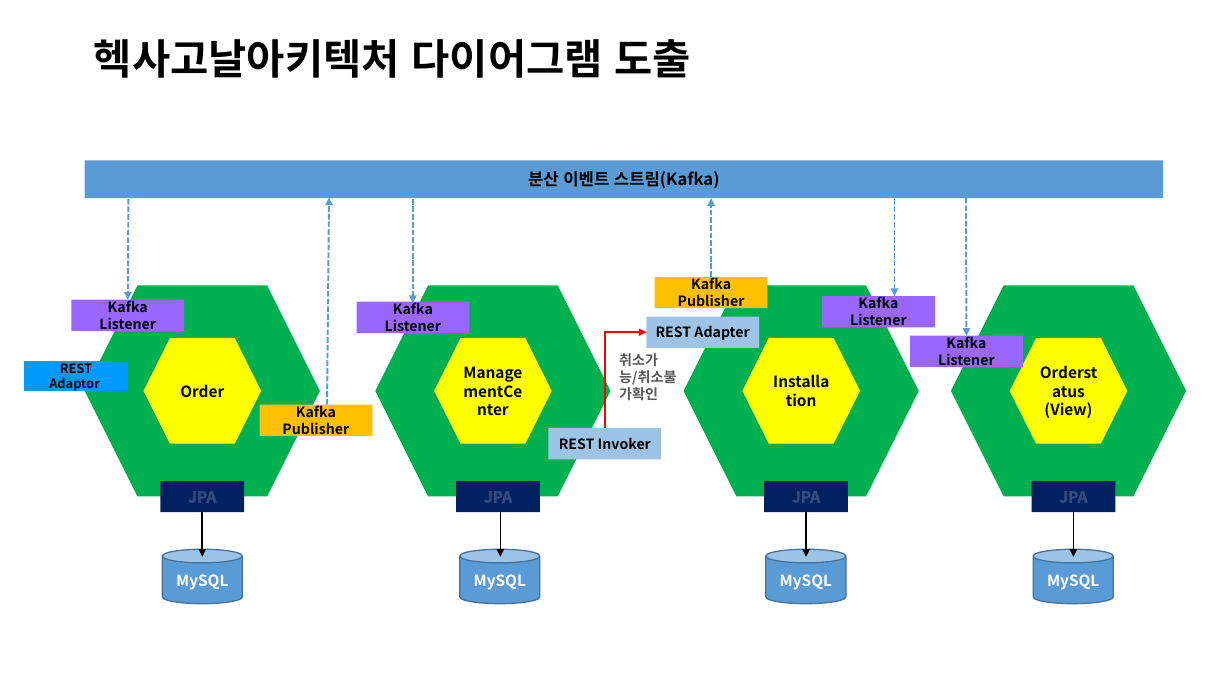
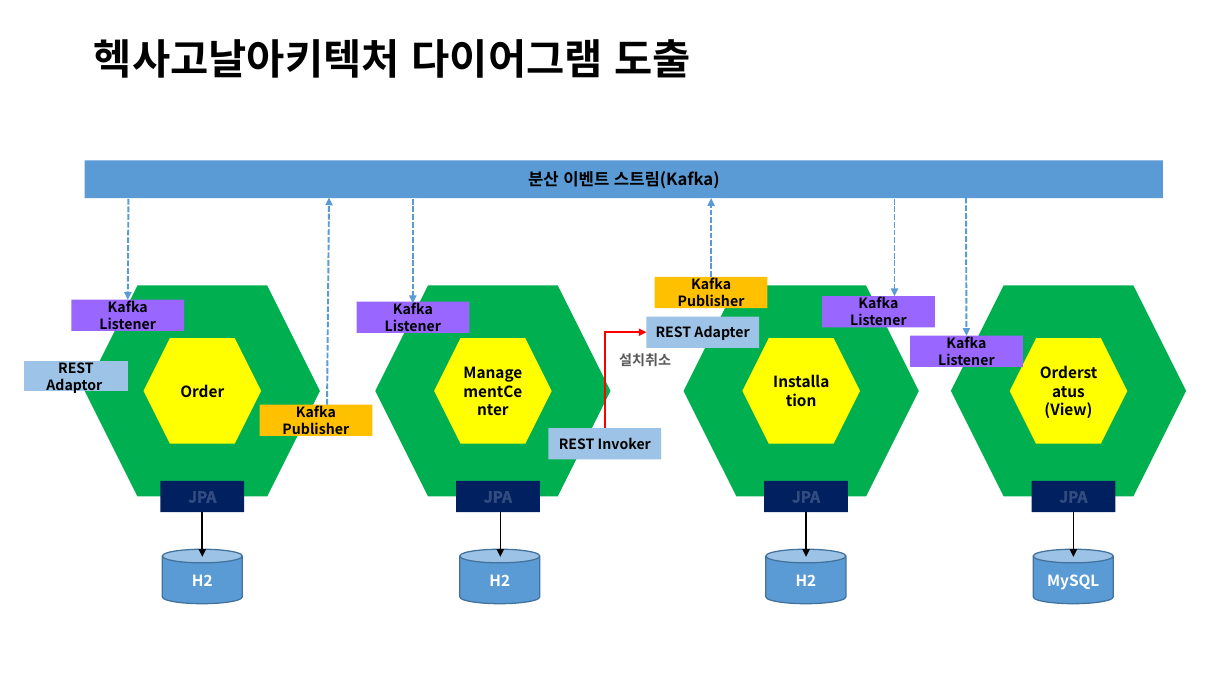
Before and after one commit to jisujin/ipTVShopProject, a slide deck: slide 20 of 실습프로젝트설계_ipTVShopProject.pptx (slide 21 before the commit). Drawn at 1232x693 pixels with LibreOffice and Linux fonts; fonts in the diff are those of the drawing. Boxes give left, top, right and bottom in pixels: in the first picture for what was removed or moved away, otherwise in the second. Text is boxed around its words. In the diff, an @@ line names an element or a change of style, - is before the commit and + after.

```diff
--- a/실습프로젝트설계_ipTVShopProject.pptx
+++ b/실습프로젝트설계_ipTVShopProject.pptx
@@ rectangle "REST Adaptor" at box(24, 361, 128, 391): size 10 to 11 pt; fill #0099FF to #9DC3E6 @@
@@ text at box(619, 353, 671, 367): text changed @@
-취소가능/취소불가확인
+설치취소
@@ text in cylinder at box(192, 574, 213, 586): text changed @@
-MySQL
+H2
@@ text in cylinder at box(489, 574, 510, 586): text changed @@
-MySQL
+H2
@@ text in cylinder at box(796, 574, 817, 586): text changed @@
-MySQL
+H2
```
Also in this commit, not shown: 17 other slides changed, 2 slides removed.
